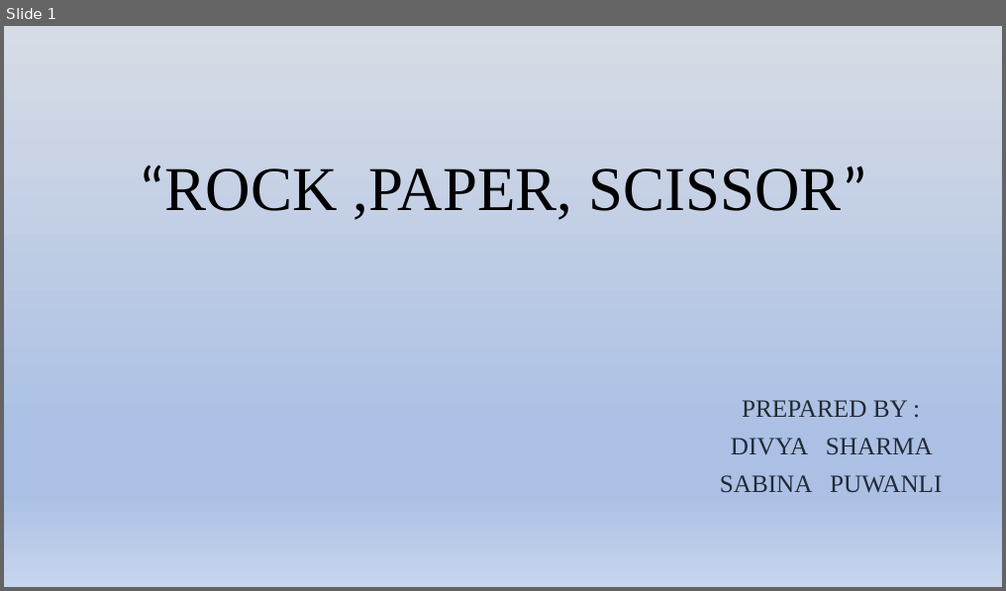
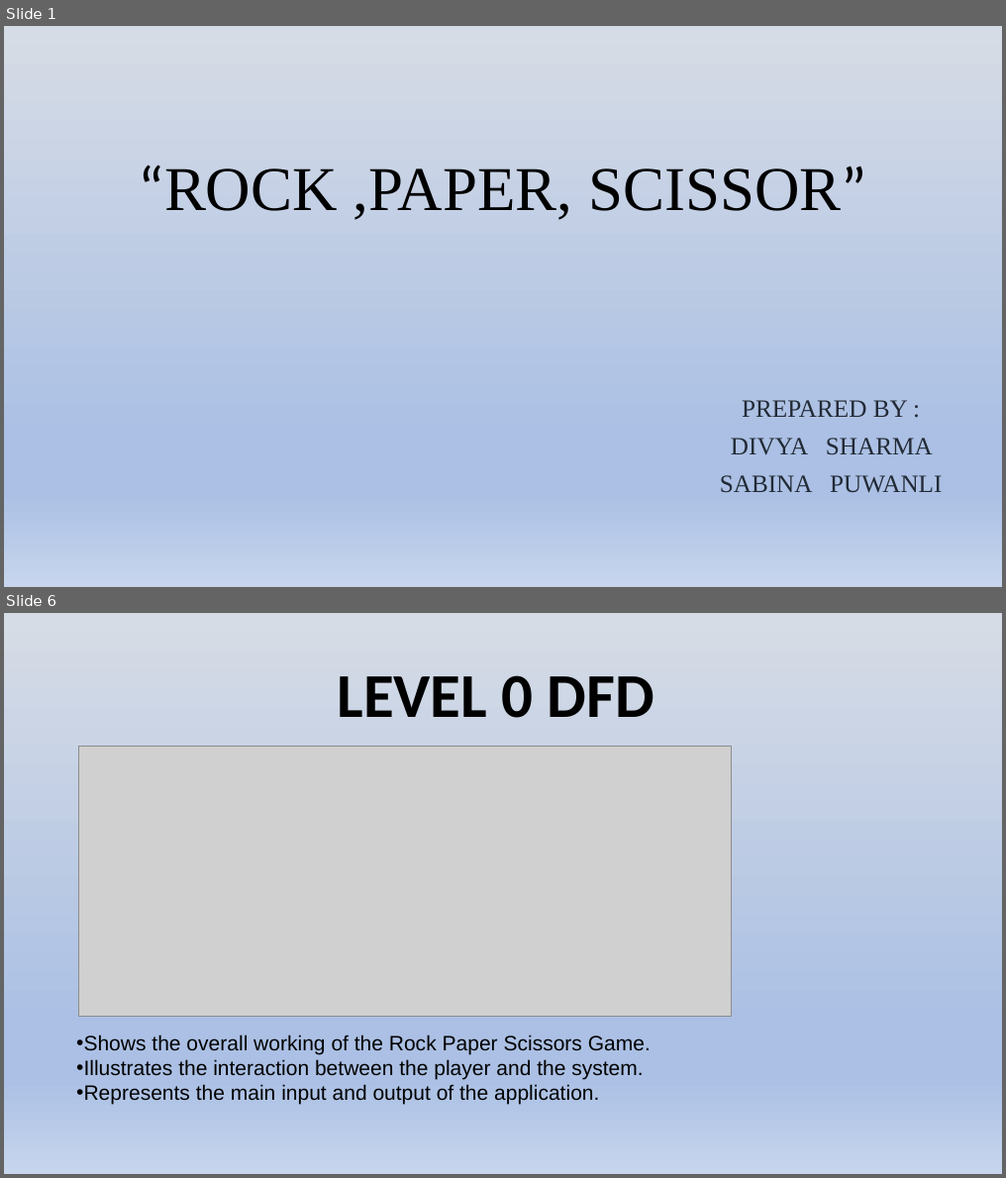
Before and after one commit to Bachelor-Of-Computer-Application/project-sd, a slide deck: 2nd sem final presentation.pptx. Shown one above the other, each under a label of ours: slide 1 before the commit, slides 1 and 6 after it; the slides between them are not shown. The pictures are 1006x591 and 1006x1178 pixels, drawn with LibreOffice and Linux fonts; fonts in the diff are those of the drawing; grey boxes stand for pictures. Boxes give left, top, right and bottom in pixels: in the first picture for what was removed or moved away, otherwise in the second. Text is boxed around its words. In the diff, an @@ line names an element or a change of style, - is before the commit and + after.

```diff
--- a/2nd sem final presentation.pptx
+++ b/2nd sem final presentation.pptx
@@ slide 6 added at bbox=[4, 613, 1002, 1174], background gradient #D6DCE5 to #ABC0E4 to #C7D5ED @@
@@ title added at bbox=[337, 675, 654, 718], 60 pt, text #000000, bold @@
+LEVEL 0 DFD
@@ picture added at bbox=[79, 747, 732, 1016] @@
@@ text added at bbox=[76, 1035, 650, 1105], 20 pt, text #000000 @@
+• Shows the overall working of the Rock Paper Scissors Game.
+• Illustrates the interaction between the player and the system.
+• Represents the main input and output of the application.
```
Also in this commit, not shown: 2 slides changed, 7 other slides added, 1 slide removed, 2 other files.
